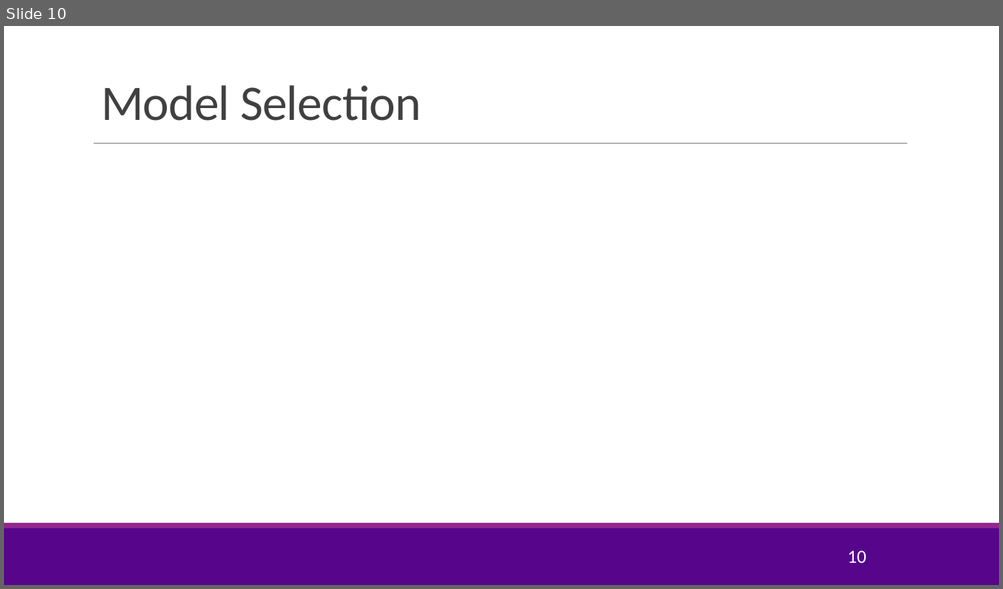
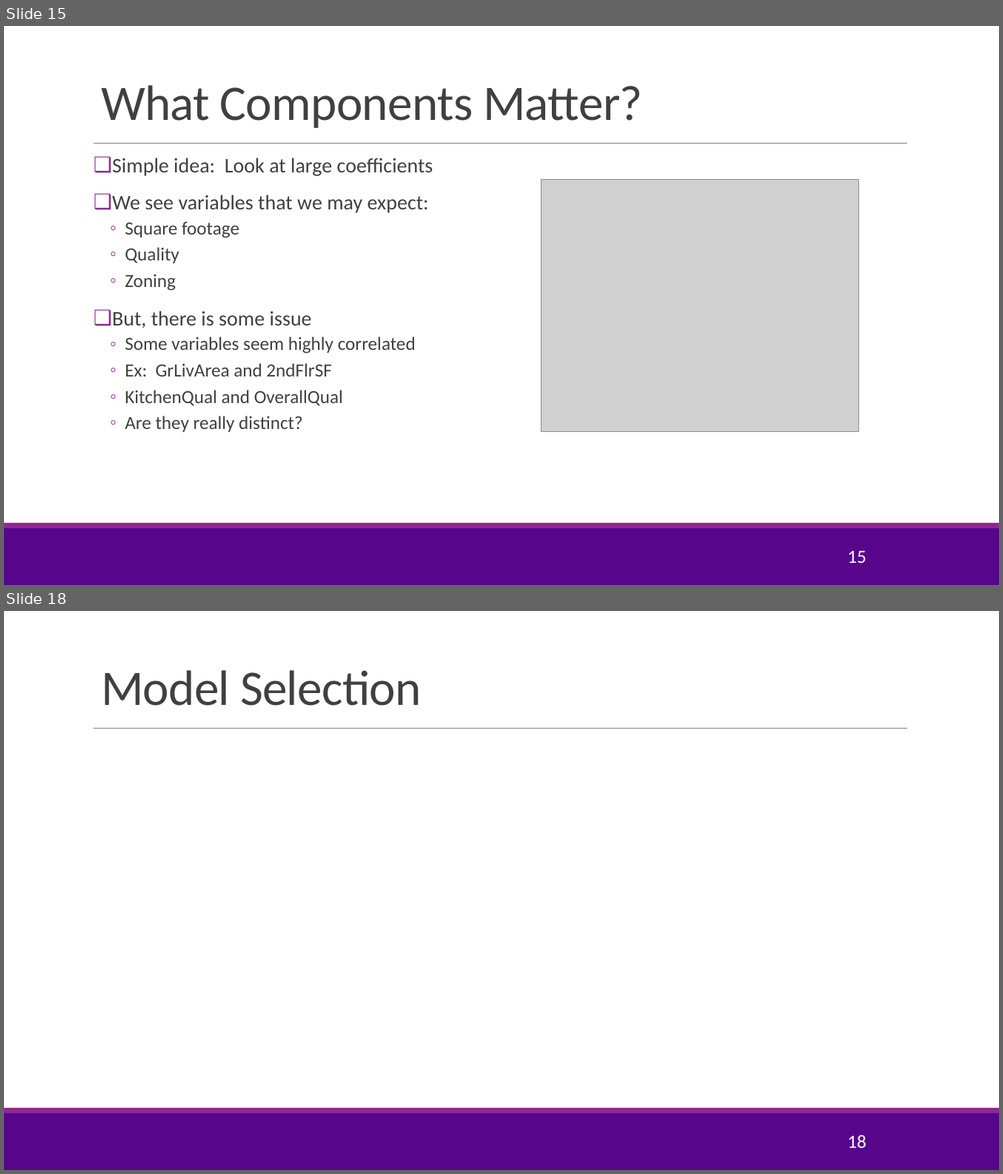
Before and after one commit to sdrangan/introml, a slide deck: lectures/Lect05_Lasso.pptx. Shown one above the other, each under a label of ours: slide 10 before the commit, slides 15 and 18 after it; the slides between them are not shown. The pictures are 1003x589 and 1003x1174 pixels, drawn with LibreOffice and Linux fonts; fonts in the diff are those of the drawing; grey boxes stand for pictures; background and template pictures are left out. Boxes give left, top, right and bottom in pixels: in the first picture for what was removed or moved away, otherwise in the second. Text is boxed around its words. In the diff, an @@ line names an element or a change of style, - is before the commit and + after.

```diff
--- a/lectures/Lect05_Lasso.pptx
+++ b/lectures/Lect05_Lasso.pptx
@@ slide 15 added at [4,26,999,585], background #FFFFFF; not listed: 3 template elements that a slide beside it also shows @@
@@ title added at [101,85,643,128], 48 pt, text #404040 @@
+What Components Matter?
@@ text added at [112,158,433,432], 18 pt, text #404040 @@
+❑ Simple idea: Look at large coefficients
+❑ We see variables that we may expect:
+  ◦ Square footage
+  ◦ Quality
+  ◦ Zoning
+❑ But, there is some issue
+  ◦ Some variables seem highly correlated
+  ◦ Ex: GrLivArea and 2ndFlrSF
+  ◦ KitchenQual and OverallQual
+  ◦ Are they really distinct?
@@ picture added at [541,180,858,432] @@
@@ page number added at [847,551,866,563], 18 pt, text #FFFFFF @@
+15
@@ what was slide 10 is now slide 18 @@
@@ page number at [847,1135,866,1149]: text changed @@
-10
+18
```
Also in this commit, not shown: 4 slides changed, 11 other slides added, 4 slides removed, 4 other files.
